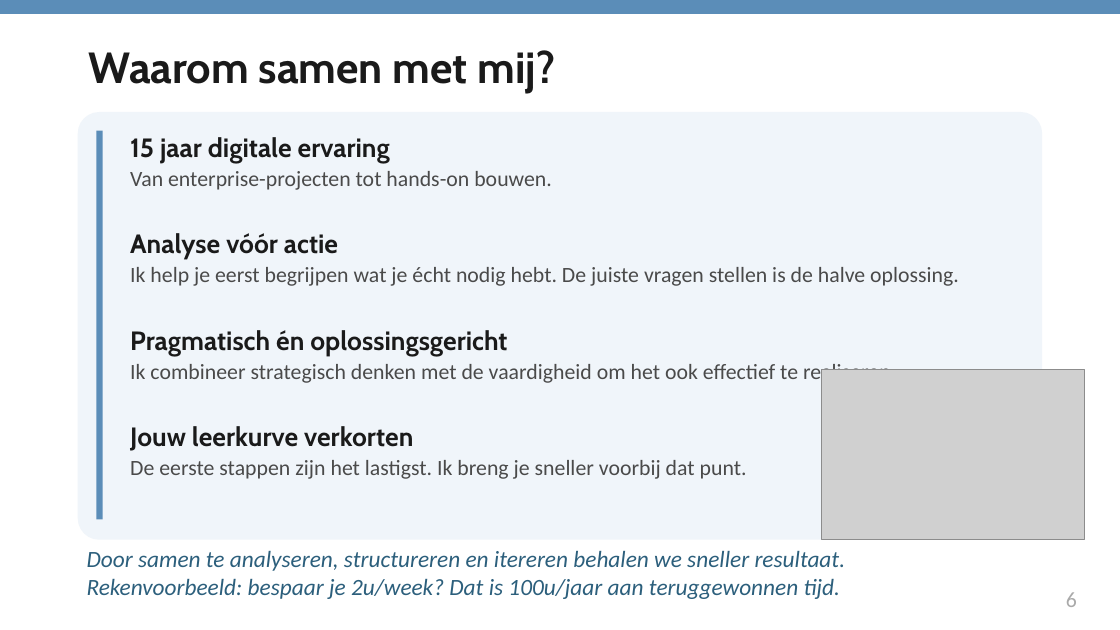
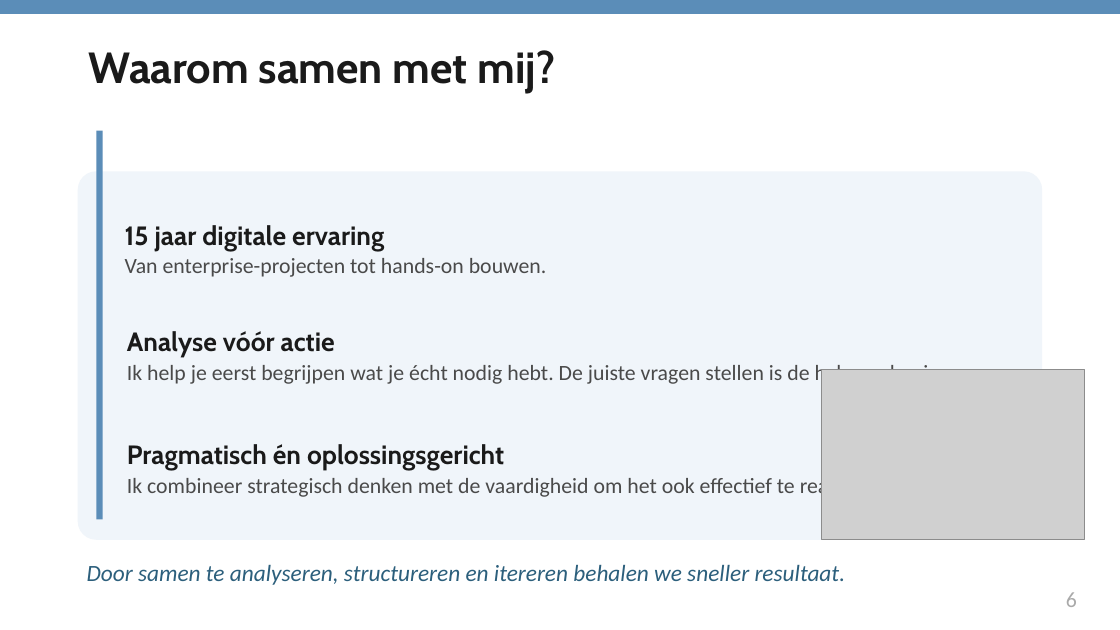
Before and after one commit to wimpierson/wim-claude-context, a slide deck: slide 15 of WWWim_Propositie.pptx (slide 5 before the commit). Drawn at 1120x630 pixels with LibreOffice and Linux fonts; fonts in the diff are those of the drawing; grey boxes stand for pictures. Boxes give left, top, right and bottom in pixels: in the first picture for what was removed or moved away, otherwise in the second. Text is boxed around its words. In the diff, an @@ line names an element or a change of style, - is before the commit and + after.

```diff
--- a/WWWim_Propositie.pptx
+++ b/WWWim_Propositie.pptx
@@ rounded rectangle: place and size @@
-rounded rectangle at bbox=[77, 112, 1042, 540]
+rounded rectangle at bbox=[77, 171, 1042, 540]
@@ text "15 jaar digitale ervaring": place and size @@
-text "15 jaar digitale ervaring" at bbox=[130, 137, 552, 190]
+text "15 jaar digitale ervaring" at bbox=[125, 225, 547, 277]
@@ text "Analyse vóór actie": place and size @@
-text "Analyse vóór actie" at bbox=[130, 233, 959, 286]
+text "Analyse vóór actie" at bbox=[127, 331, 956, 387]
@@ text "Pragmatisch én oplossingsgericht": place and size @@
-text "Pragmatisch én oplossingsgericht" at bbox=[130, 330, 896, 385]
+text "Pragmatisch én oplossingsgericht" at bbox=[127, 444, 893, 499]
@@ text removed at bbox=[130, 426, 747, 479] @@
-Jouw leerkurve verkorten
-De eerste stappen zijn het lastigst. Ik breng je sneller voorbij dat punt.
@@ text at bbox=[87, 565, 846, 585]: text changed @@
-Door samen te analyseren, structureren en itereren behalen we sneller resultaat.
-Rekenvoorbeeld: bespaar je 2u/week? Dat is 100u/jaar aan teruggewonnen tijd.
+Door samen te analyseren, structureren en itereren behalen we sneller resultaat.
```
Also in this commit, not shown: 12 other slides changed, 1 slide added.
